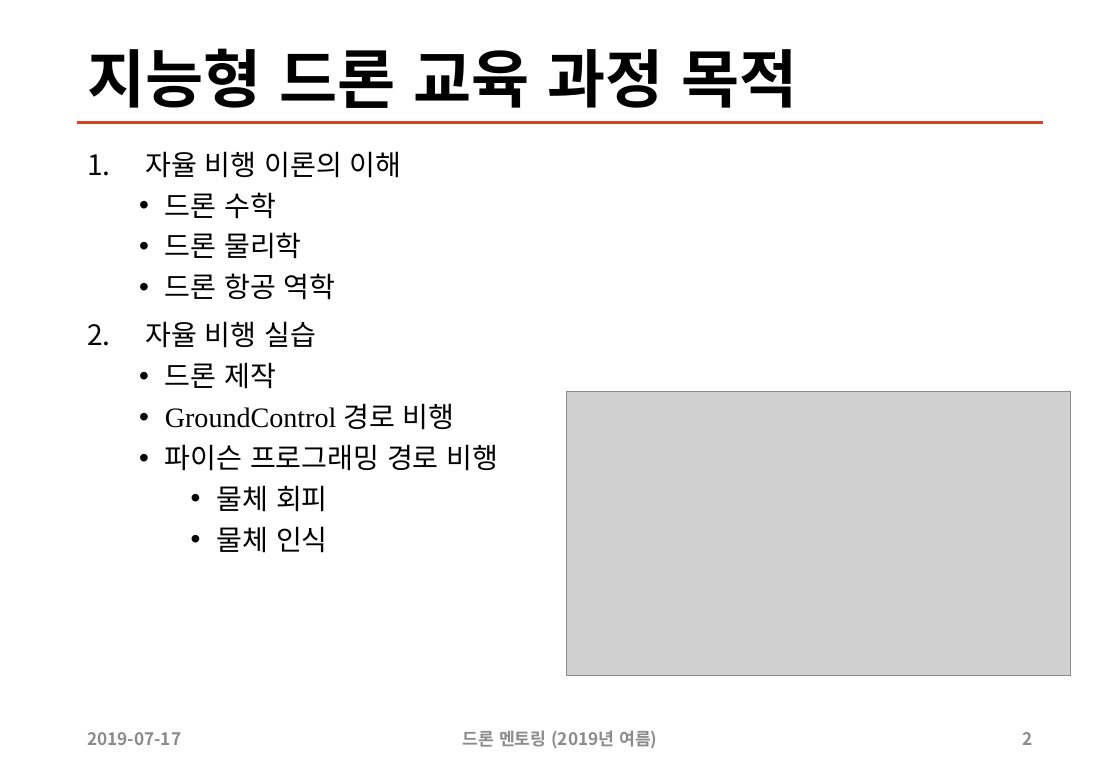
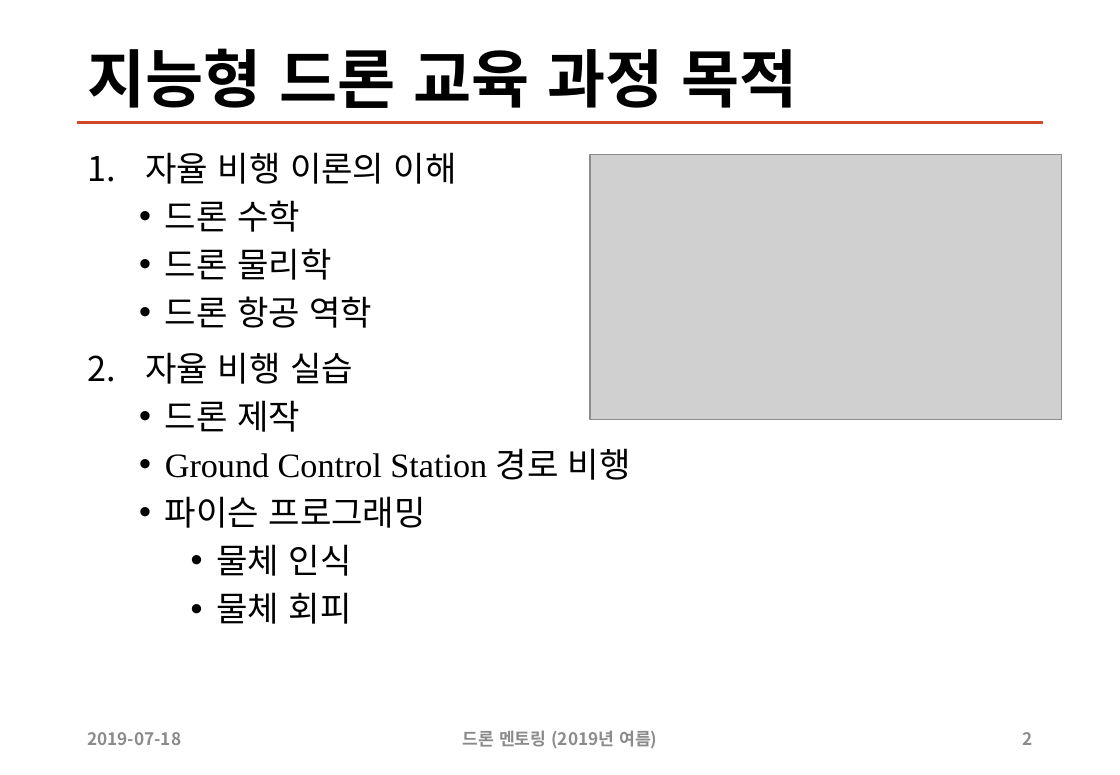
Before and after one commit to sunabove/drone_mentoring, a slide deck: slide 2 of 200 참고 자료/300 안양창조산업센터 홍보 자료.pptx. Drawn at 1120x775 pixels with LibreOffice and Linux fonts; fonts in the diff are those of the drawing; grey boxes stand for pictures. Boxes give left, top, right and bottom in pixels: in the first picture for what was removed or moved away, otherwise in the second. Text is boxed around its words. In the diff, an @@ line names an element or a change of style, - is before the commit and + after.

```diff
--- a/200 참고 자료/300 안양창조산업센터 홍보 자료.pptx
+++ b/200 참고 자료/300 안양창조산업센터 홍보 자료.pptx
@@ text at (146, 152, 457, 624): size 19.6 to 23.8 pt in "자율 비행 이론의 이해", "드론 수학", "드론 물리학", "드론 항공 역학" and 3 more places @@
@@ picture: place and size @@
-picture at (567, 392, 1071, 675)
+picture at (591, 155, 1062, 420)
@@ text at (165, 448, 631, 576): text changed; size 19.6 to 23.8 pt @@
-  • GroundControl 경로 비행
-  • 파이슨 프로그래밍 경로 비행
+  • Ground Control Station 경로 비행
+  • 파이슨 프로그래밍
+    • 물체 인식
@@ text at (217, 526, 328, 553): paragraph removed @@
-    • 물체 인식
@@ text at (87, 732, 181, 745): text changed @@
-2019-07-17
+2019-07-18
```
Also in this commit, not shown: 6 other slides changed, 1 slide added.
